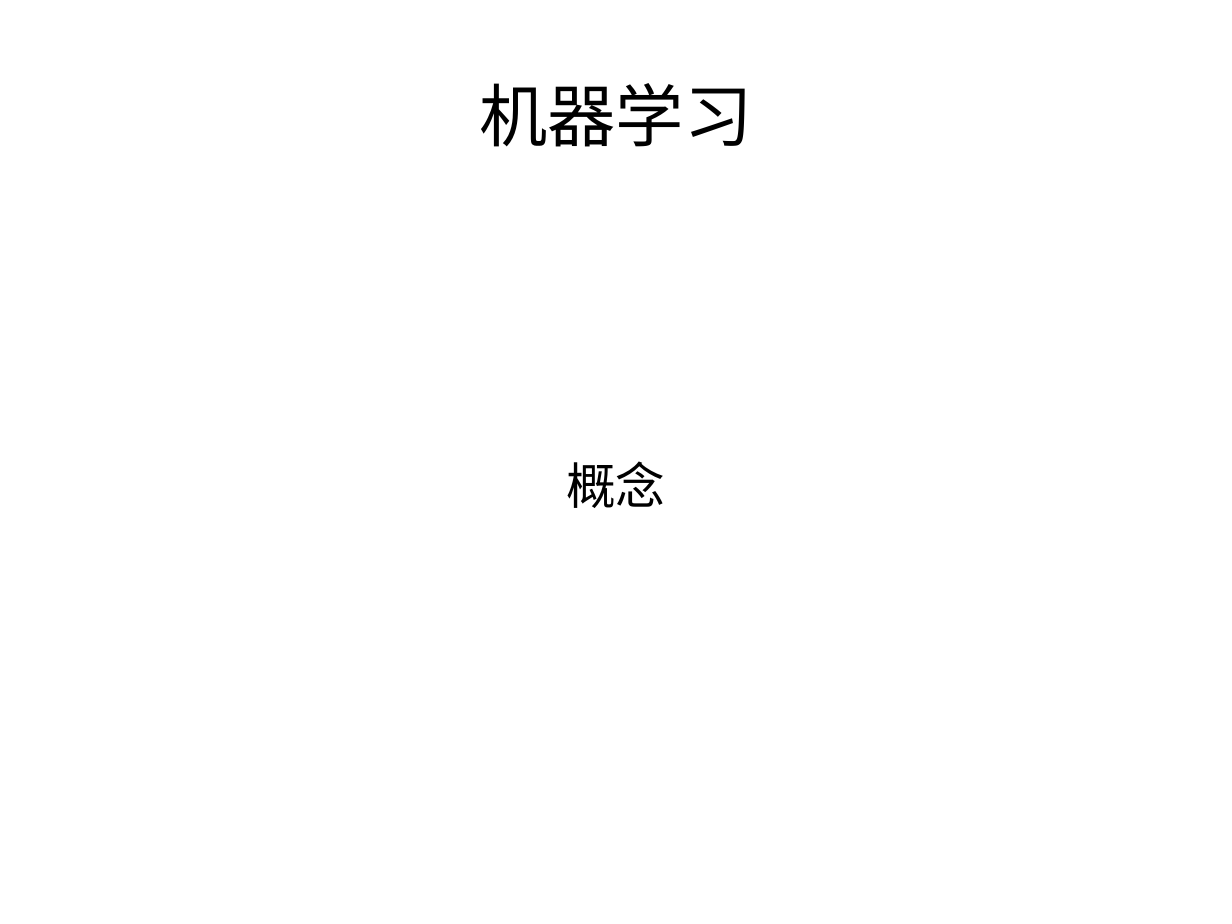
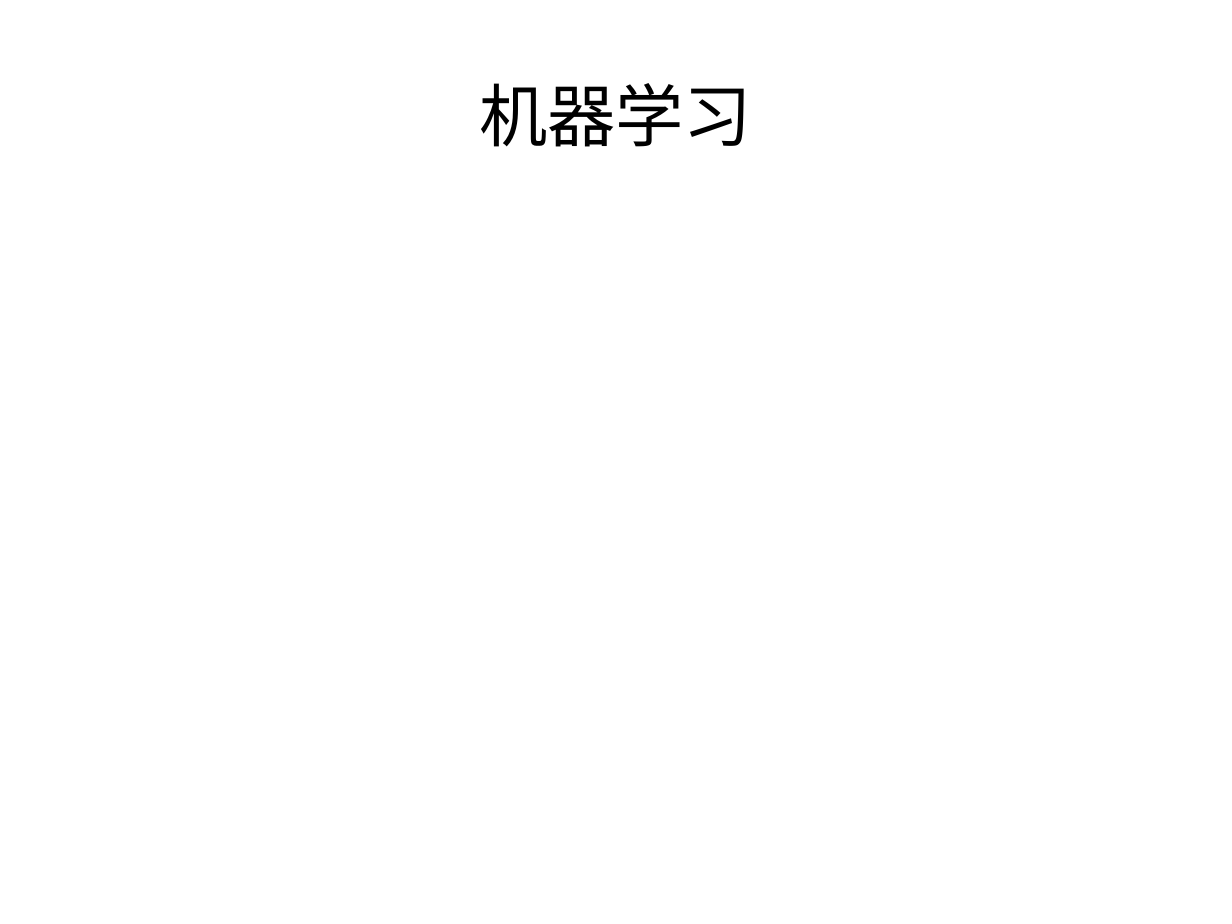
Before and after one commit to qqqil/tensorflow_test, a slide deck: slide 1 of docs/nn.odp. Drawn at 1232x924 pixels with LibreOffice and Linux fonts; fonts in the diff are those of the drawing. Boxes give left, top, right and bottom in pixels: in the first picture for what was removed or moved away, otherwise in the second. Text is boxed around its words. In the diff, an @@ line names an element or a change of style, - is before the commit and + after.

```diff
--- a/docs/nn.odp
+++ b/docs/nn.odp
@@ subtitle removed at [566, 461, 665, 508] @@
-概念
```
Also in this commit, not shown: 1 other slide changed, 19 slides added, 2 slides removed, 31 other files.
